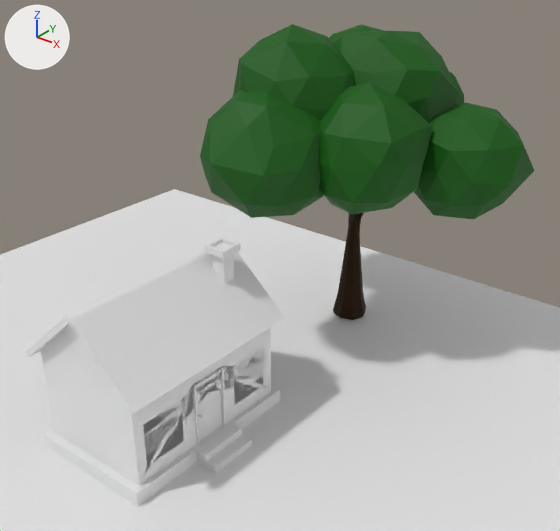
Two versions of the Blender file House/house.blend, one commit apart.
Rendered twice from a 50 mm lens placed at (16.0, -14.0, 15.9), pointed at (0.9, 4.8, 4.2). Lighting does not change. The marker at upper left points along +X, +Y and +Z.

Names of what the first picture shows: 'agac', 'baca', 'ev dis hat', 'kapi', 'zemin', 'Çatı'.
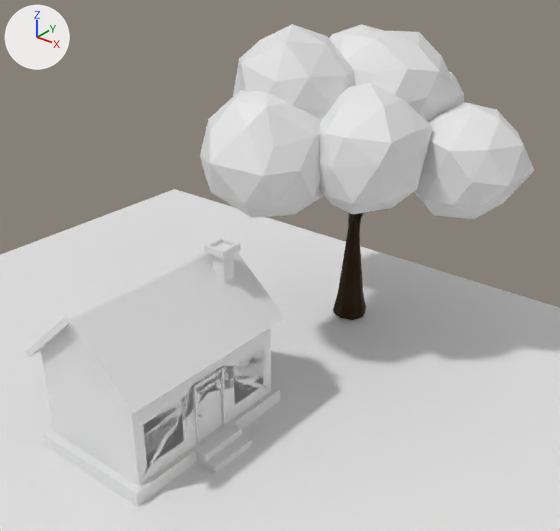
Where the newer file only moved an object's origin or applied its transform, the numbers keep the older frame.

What changed in the scene script:
```text
Change me_plane_001:
    where me_plane_001.from_pydata(...)  # 2209 vertices, 2549 faces; spans x -6.49..6.87, y -7.24..6.78, z -7.84..5.47
    used by ob_agac; location = (1.01, 9.37, 7.01); rotation_euler = (0.0, 0.0, -0.00271), in degrees (0, 0, -0.2); scale = (0.893, 0.893, 0.893)
    me_plane_001 part 1: all 720 faces that had it switch from mat_leaves (dark green #095a00) to mat_ev_dış (white #e7e7e7)
```

Location of each change, (x1, y1, x2, y2) in pixels of the pictures (560 x 531 px):
part 1 of me_plane_001, recoloured (green to white): (200, 24, 534, 219) in both
